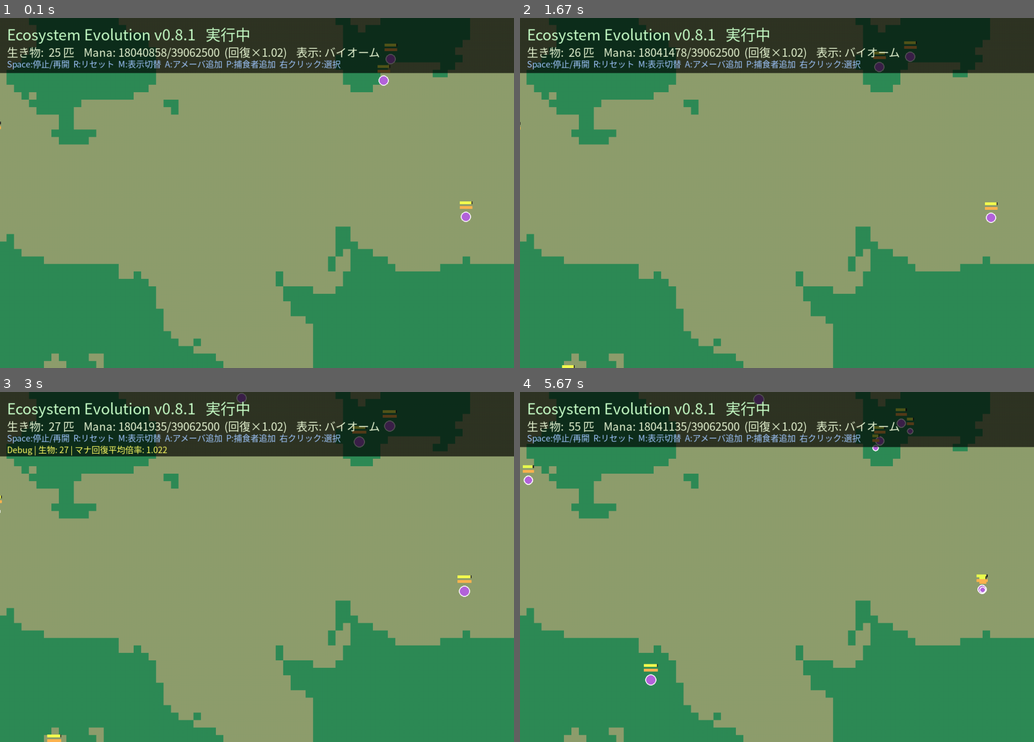
Above: before the commit, frames 1-4 (two rows, left to right).
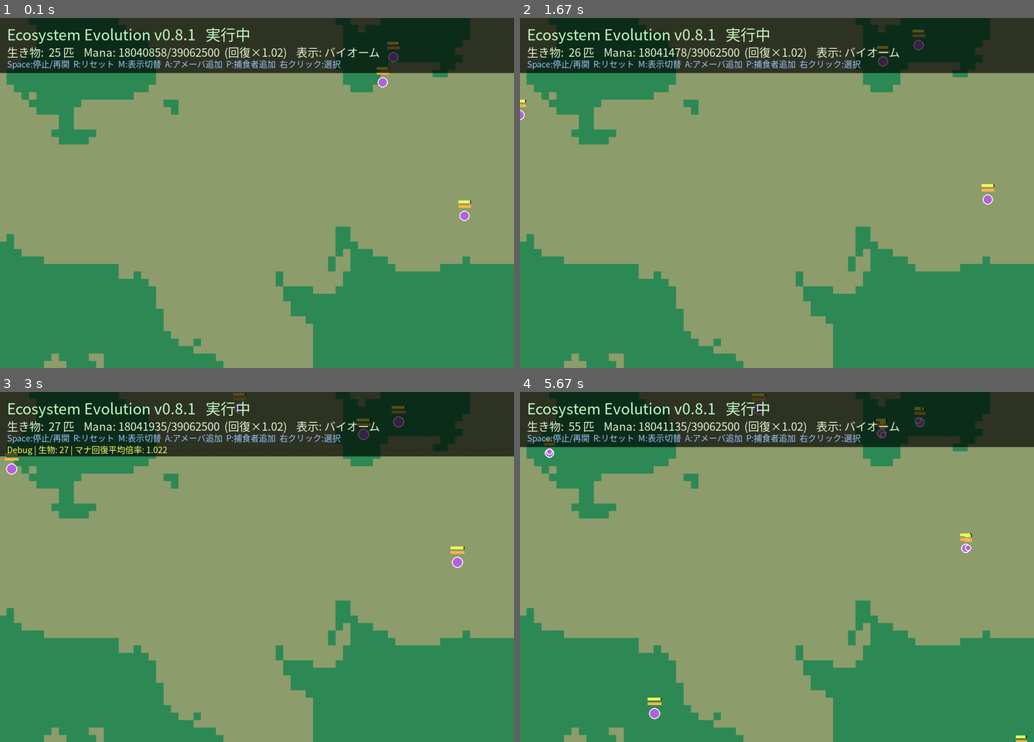
Above: after the commit, the same moments.

Repository: illuaStudio/ecosystem_evo
Game: pygame game, started from src/main.py
Two runs of this game, one before a commit and one after it. Both use one fixed random seed, a clock stepped at 60 frames per second and the inputs below.
Inputs (mouse positions are in pixels of both pictures, inside the frame that each line leads up to):
- Up to frame 1 (0.1 s): no input
- Up to frame 2 (1.67 s): hold D 0.33-0.8 s; move the mouse to (756, 207) at 0.37 s; hold D 0.83-1.3 s; move the mouse to (777, 214) at 0.87 s; hold A from 1.33 s (still down); move the mouse to (828, 270) at 1.37 s
- Up to frame 3 (3 s): release A at 1.87 s; hold A 1.9-2.37 s; move the mouse to (97, 647) at 1.93 s; hold D from 2.4 s (still down); move the mouse to (318, 598) at 2.43 s
- Up to frame 4 (5.67 s): release D at 3.03 s; hold A 3.07-3.53 s; move the mouse to (787, 448) at 3.1 s; hold D 3.57-4.03 s; move the mouse to (591, 556) at 3.6 s; hold D 4.07-4.53 s; move the mouse to (777, 609) at 4.1 s; hold A 4.57-5.1 s; move the mouse to (972, 700) at 4.6 s; hold A 5.13-5.6 s; move the mouse to (705, 493) at 5.17 s; hold D from 5.63 s (still down)

The runs differ from the first frame. In frame 1, 0.3% of the frame differs, in the area x 0-92%, y 6-59%; in frame 2, 0.5%; in frame 3, 0.8%; in frame 4, 1.1%, in the area x 0-99%, y 0-100%.

Commit message:
マナの濃度が濃い場所にアメーバが移動するように修正

Diff:
--- a/src/ai/actions.py
+++ b/src/ai/actions.py
@@ -8,7 +8,7 @@
     contact_range,
     current_size,
     find_nearest_edible,
-    get_mana_gradient_direction,
+    get_local_mana_gradient_direction,
     has_edible_carcass,
     hunger_ratio,
     is_trackable_target,
@@ -59,7 +59,7 @@
 
 class ManaGradientWanderAction(Action):
     """マナの濃い方向へ移動傾向を強めた徘徊行動。
-    アメーバがマナ豊富なバイオーム（rich）に集まる挙動を実現する。"""
+    局所勾配に従い、周囲の残量変化を見ながら少しずつ移動する。"""
 
     SATIETY_CAP_RATIO = 0.95
 
@@ -68,25 +68,41 @@
         "speed_multiplier": 0.9,
         "mana_absorption_rate": 0.75,
         "gradient_strength": 0.65,
-        "sampling_distance": 60,
-        "sampling_angle_step": 45,
-    }
-
-    def execute(self, creature) -> bool:
-        gradient_dir = get_mana_gradient_direction(
+        "local_gradient_radius": 35.0,
+        "local_gradient_samples": 8,
+        "escape_radius": 96.0,
+        "depleted_ratio": 0.12,
+    }
+
+    def execute(self, creature) -> bool:
+        world = creature.world
+        cap = getattr(world, "mana_density_cap", 2500.0) if world else 2500.0
+        local_density = (
+            world.get_mana_density(creature.pos[0], creature.pos[1]) if world else 0.0
+        )
+        depleted = local_density < cap * float(self.params["depleted_ratio"])
+
+        strength = float(self.params["gradient_strength"])
+        angle_range = float(self.params["angle_range"])
+        speed_multiplier = float(self.params["speed_multiplier"])
+
+        # マナが枯渇している場所では方向転換を強め、ランダム徘徊を抑える
+        if depleted:
+            strength = min(1.0, strength * 1.5)
+            angle_range *= 0.35
+            speed_multiplier = min(1.4, speed_multiplier * 1.25)
+
+        gradient_dir = get_local_mana_gradient_direction(
             creature,
-            self.params["sampling_distance"],
-            self.params["sampling_angle_step"],
-        )
-        strength = float(self.params["gradient_strength"])
+            radius=float(self.params["local_gradient_radius"]),
+            samples=int(self.params["local_gradient_samples"]),
+            escape_radius=float(self.params["escape_radius"]),
+            depleted_ratio=float(self.params["depleted_ratio"]),
+        )
         diff = ((gradient_dir - creature.wander_angle + 180) % 360) - 180
         creature.wander_angle = (creature.wander_angle + diff * strength) % 360
 
-        wander_step(
-            creature,
-            self.params["angle_range"],
-            self.params["speed_multiplier"],
-        )
+        wander_step(creature, angle_range, speed_multiplier)
         self._absorb_mana(creature)
         return False
 
--- a/src/utils/creature_helpers.py
+++ b/src/utils/creature_helpers.py
@@ -253,3 +253,74 @@
             best_angle = angle
 
     return best_angle
+
+
+def get_local_mana_gradient_direction(
+    creature,
+    radius: float = 35.0,
+    samples: int = 8,
+    escape_radius: float = 96.0,
+    depleted_ratio: float = 0.12,
+) -> float:
+    """
+    局所的なマナ密度勾配を計算して移動方向を返す。
+    遠くの一点を目指すのではなく、周囲の濃度変化を見て少しずつ移動する。
+    現在地が枯渇している場合は探索半径を広げ、近傍で最も濃い方向へ向かう。
+
+    - radius: 通常時のサンプリング半径
+    - samples: サンプリング数（8推奨）
+    - escape_radius: 枯渇時に使う広域探索半径
+    - depleted_ratio: セル上限に対する枯渇判定（これ未満なら脱出モード）
+    """
+    if (
+        not creature.world
+        or not hasattr(creature.world, "mana_density")
+        or not creature.world.mana_density
+    ):
+        return getattr(creature, "wander_angle", random.uniform(0, 360))
+
+    world = creature.world
+    wander_angle = getattr(creature, "wander_angle", 0.0)
+    cap = getattr(world, "mana_density_cap", 2500.0)
+    current_density = world.get_mana_density(creature.pos[0], creature.pos[1])
+    depleted = current_density < cap * depleted_ratio
+
+    best_score = float("-inf")
+    best_angle = wander_angle
+
+    # 枯渇時は複数距離を見て、まだマナが残るセルへ向かう
+    if depleted:
+        search_radii = [radius, escape_radius, escape_radius * 1.5]
+        sample_count = max(samples, 12)
+    else:
+        search_radii = [radius]
+        sample_count = samples
+
+    for search_radius in search_radii:
+        for i in range(sample_count):
+            # 進行方向を中心に扇状サンプリング（慣性）
+            angle = (wander_angle + (i * 360.0 / sample_count) - 180.0) % 360.0
+            rad = math.radians(angle)
+
+            tx = creature.pos[0] + math.cos(rad) * search_radius
+            ty = creature.pos[1] + math.sin(rad) * search_radius
+
+            tx = max(0, min(world.width, tx))
+            ty = max(0, min(world.height, ty))
+
+            sample_density = world.get_mana_density(tx, ty)
+            gradient = sample_density - current_density
+            angle_diff = min(abs((angle - wander_angle + 180) % 360 - 180), 90)
+
+            if depleted:
+                # 勾配が平坦でも絶対密度の高い方向を選ぶ（黒いエリアからの脱出）
+                dist_penalty = search_radius * 0.0015
+                score = sample_density * 2.0 - angle_diff * 0.08 - dist_penalty
+            else:
+                score = gradient * 1.2 + sample_density * 0.05 - angle_diff * 0.12
+
+            if score > best_score:
+                best_score = score
+                best_angle = angle
+
+    return best_angle
